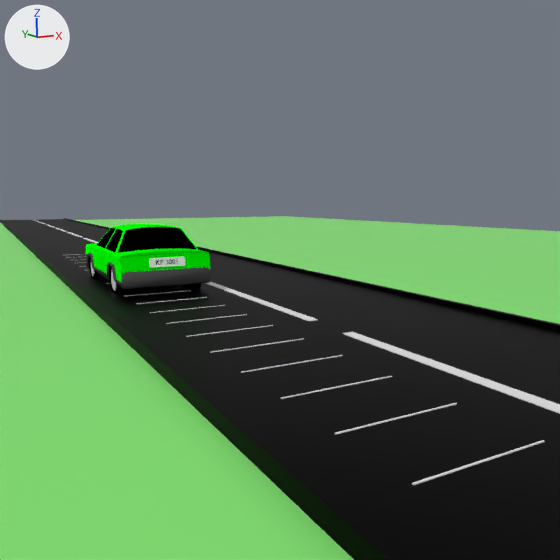
The Blender file humble.blend as it was, and as the next commit left it.
Before and after are seen from the file's camera 'Camera'. Arrows for +X, +Y and +Z are at upper left; the lights stay in place.

In view in the first picture: 'Car', 'Cube', 'Grass', 'Road', 'marks'.
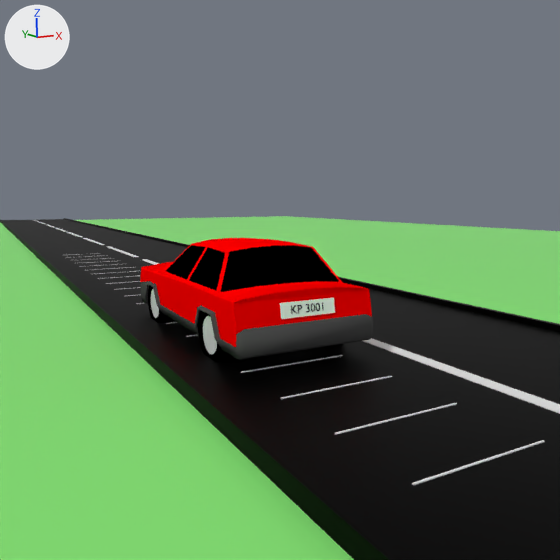
Changed parts and their boxes [x1, y1, x2, y2] in the pictures (560 x 560 px):
'Car', recoloured, moved
    before: [86, 224, 211, 294]
    after: [140, 238, 373, 362]
'plate', moved
    before: [149, 256, 185, 268]
    after: [280, 297, 335, 319]
'plate_text', moved
    before: [156, 259, 178, 265]
    after: [291, 302, 324, 314]

The change in detail:
Material 'Body' (mat_body) changes colour from green #00ff00 to red #ff0000; in linear values from (0.0, 1.0, 0.0) to (1.0, 0.0, 0.0).
Object 'Car' (ob_car) moves from (-1.4, 10.91, 0.0) to (-1.4, 5.08, 0.0).
